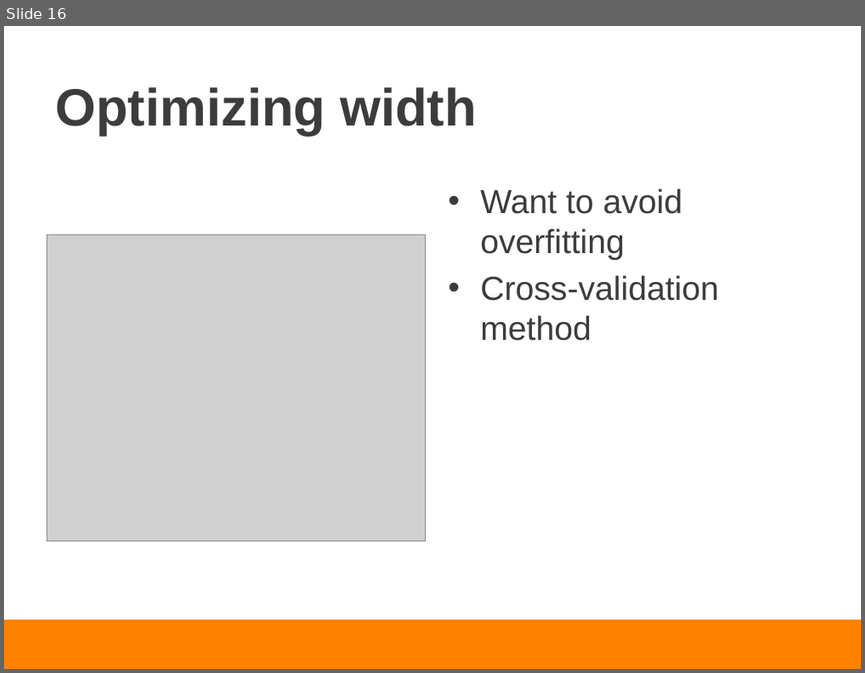
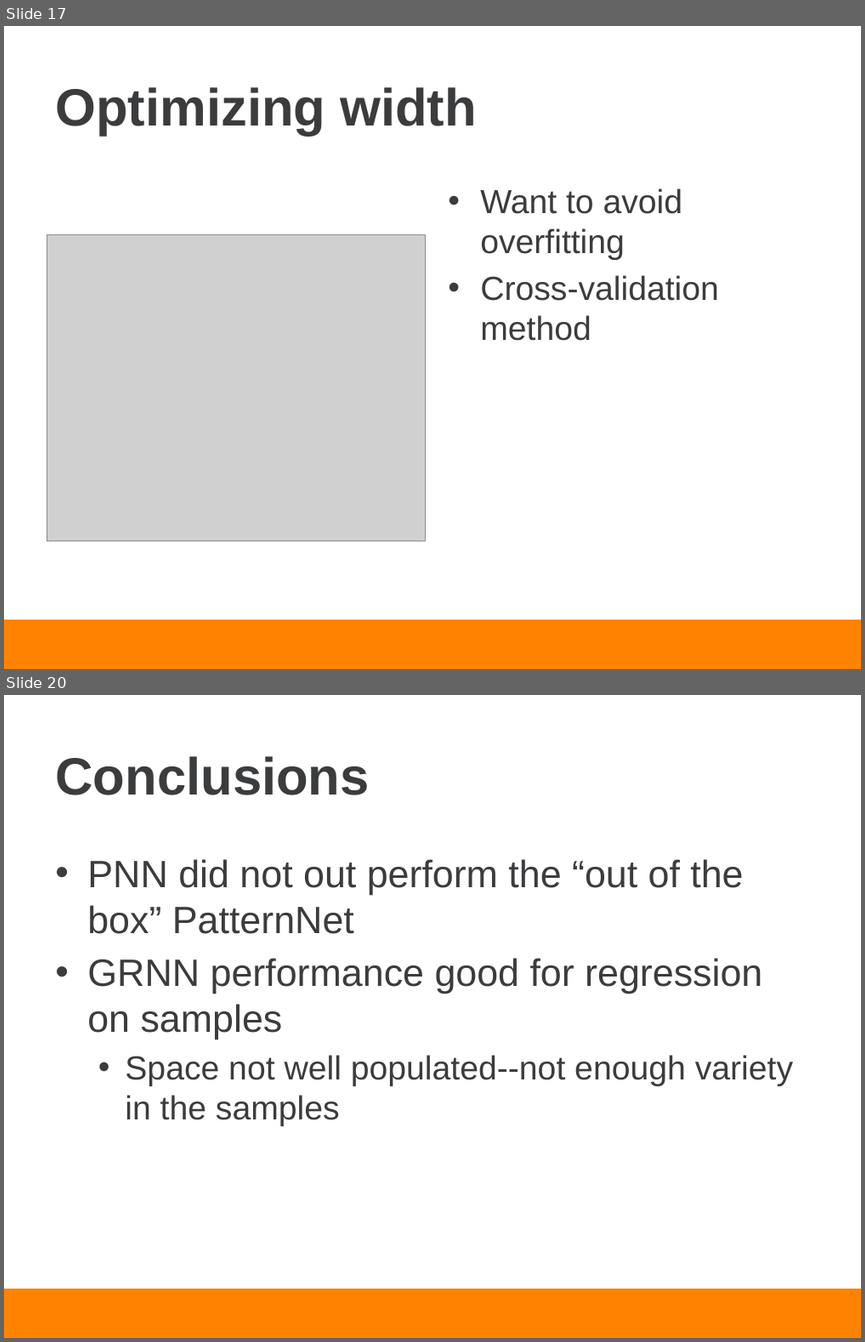
Before and after one commit to piovere/nucnotes, a slide deck: ne697neuralnetworks/project/presentation.pptx. Shown one above the other, each under a label of ours: slide 16 before the commit, slides 17 and 20 after it; the slides between them are not shown. The pictures are 865x673 and 865x1342 pixels, drawn with LibreOffice and Linux fonts; fonts in the diff are those of the drawing; grey boxes stand for pictures; background and template pictures are left out. Boxes give left, top, right and bottom in pixels: in the first picture for what was removed or moved away, otherwise in the second. Text is boxed around its words. In the diff, an @@ line names an element or a change of style, - is before the commit and + after.

```diff
--- a/ne697neuralnetworks/project/presentation.pptx
+++ b/ne697neuralnetworks/project/presentation.pptx
@@ slide 20 added at [4,695,861,1338], background #FFFFFF; not listed: 1 template element that a slide beside it also shows @@
@@ title added at [55,756,369,795], 44 pt, text #3B3C3E, bold @@
+Conclusions
@@ text added at [87,859,793,1126], 32 pt, text #3B3C3E @@
+• PNN did not out perform the “out of the box” PatternNet
+• GRNN performance good for regression on samples
+  • Space not well populated--not enough variety in the samples
@@ what was slide 16 is now slide 17 @@
```
Also in this commit, not shown: 6 slides changed, 6 other slides added, 2 slides removed.
